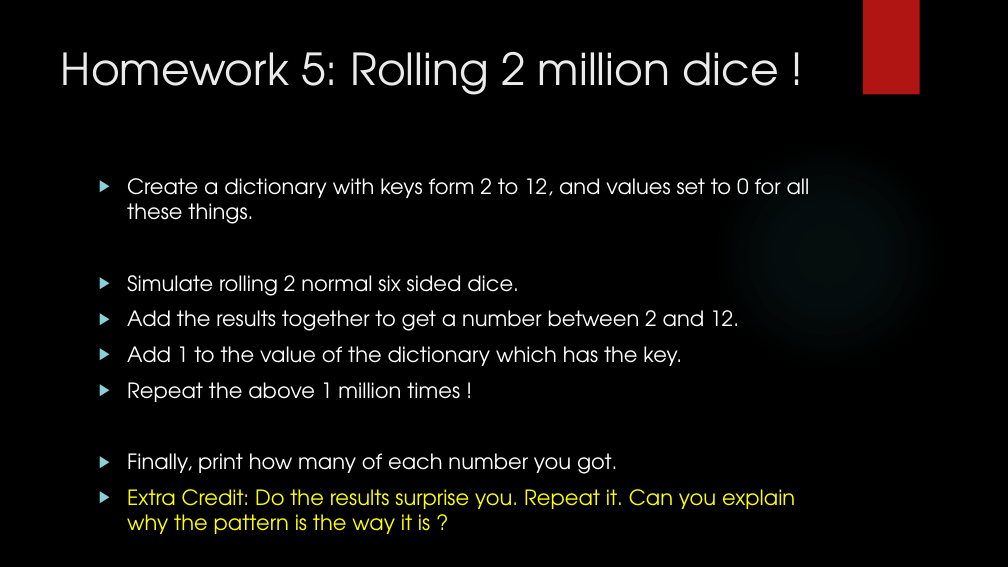
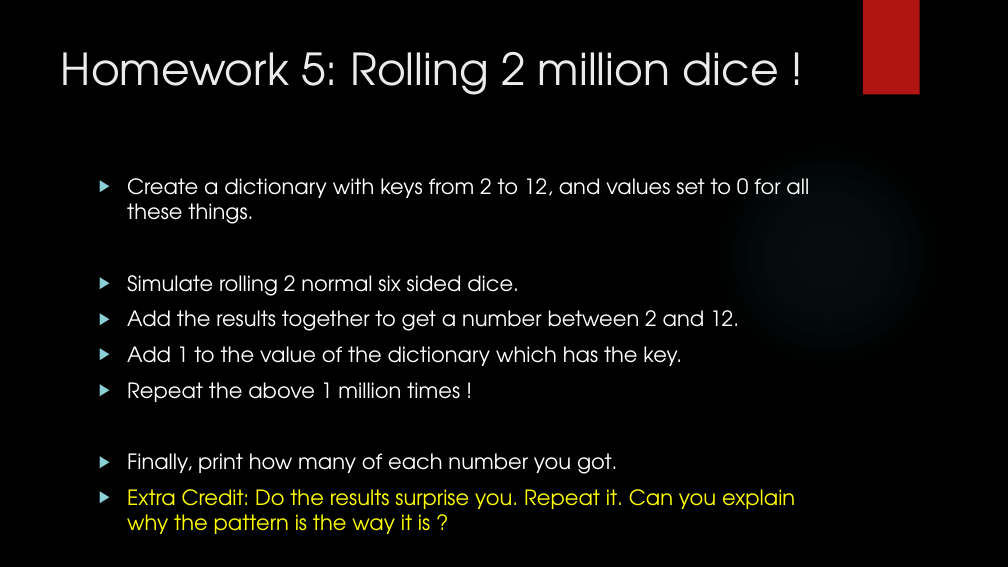
Before and after one commit to davidgroves/DGM_Tutorials, a slide deck: slide 31 of week5/week5.pptx. Drawn at 1008x567 pixels with LibreOffice and Linux fonts; fonts in the diff are those of the drawing; background and template pictures are left out. Boxes give left, top, right and bottom in pixels: in the first picture for what was removed or moved away, otherwise in the second. Text is boxed around its words. In the diff, an @@ line names an element or a change of style, - is before the commit and + after.

```diff
--- a/week5/week5.pptx
+++ b/week5/week5.pptx
@@ text at [127,178,809,224]: text changed @@
-▶ Create a dictionary with keys form 2 to 12, and values set to 0 for all these things.
+▶ Create a dictionary with keys from 2 to 12, and values set to 0 for all these things.
```
Also in this commit, not shown: 14 other slides changed, 1 other file.
